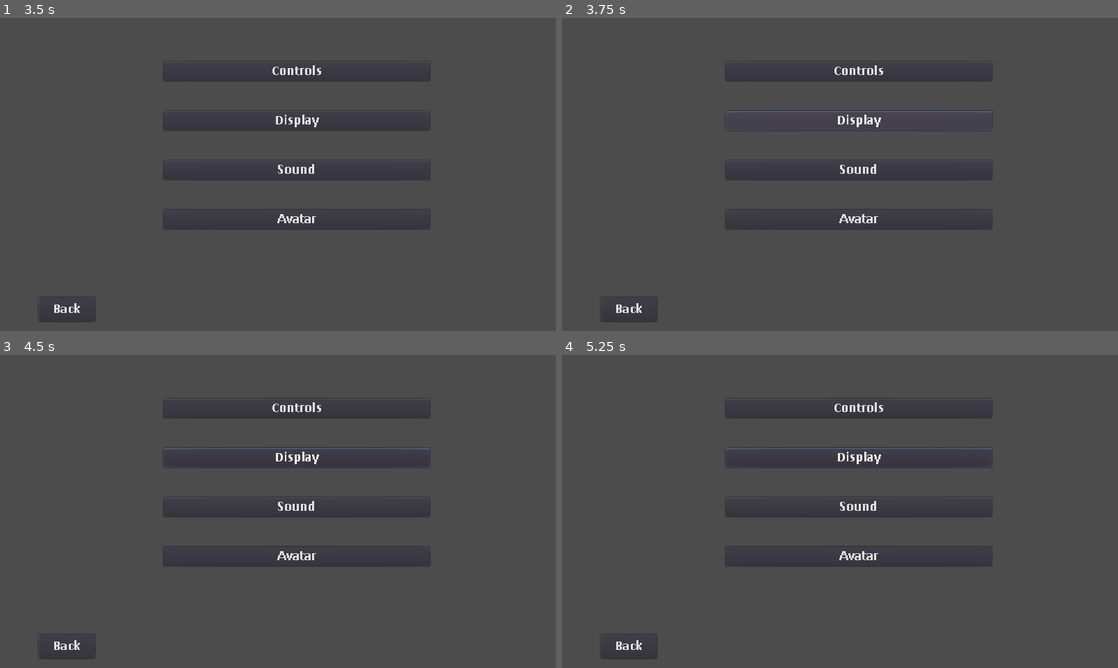
Above: before the commit, frames 1-4 (two rows, left to right).
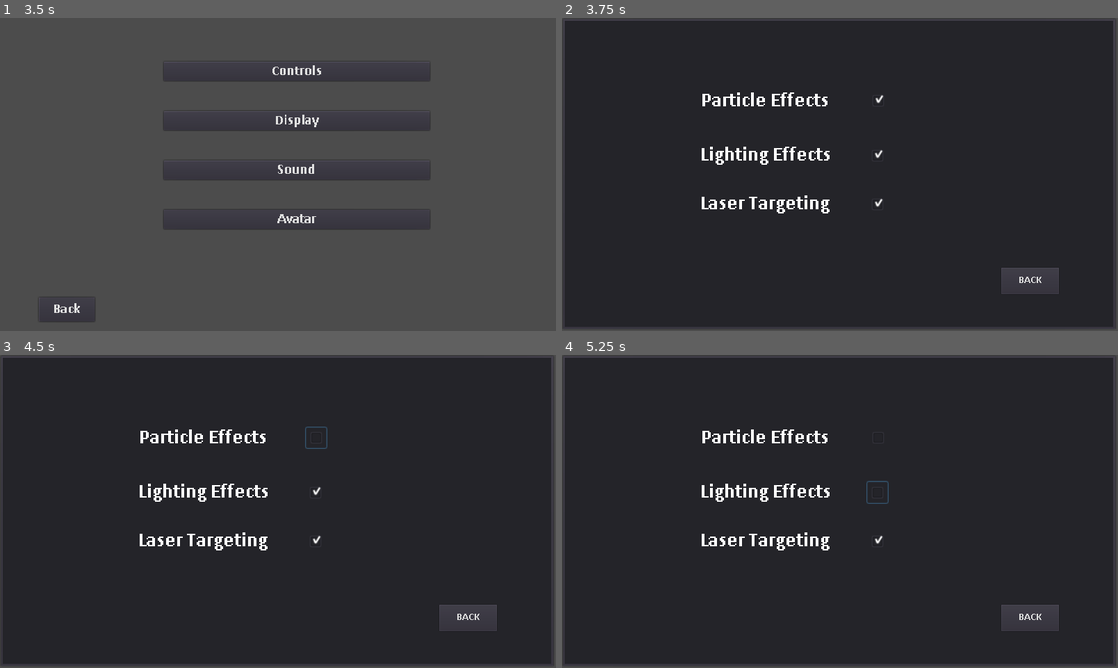
Above: after the commit, the same moments.

Repository: superRaptor911/WarZone_2
Game: Godot game, scene res://Menus/MainMenu/MainMenu.tscn
Two runs of this game, one before a commit and one after it. Both use one fixed random seed, a clock stepped at 60 frames per second and the inputs below.
Inputs (mouse positions are in pixels of both pictures, inside the frame that each line leads up to):
- Up to frame 1 (3.5 s): click "Join Server" at 0.5 s; click "Join" at 1.25 s; click "Back" at 2 s; click "Settings" at 2.75 s
- Up to frame 2 (3.75 s): click "Display" at 3.5 s
- Up to frame 3 (4.5 s): click (316, 436) at 4.25 s, where only the run after the commit has a clickable "Particle Effects"
- Up to frame 4 (5.25 s): click (878, 492) at 5 s, where only the run after the commit has a clickable "Lighting Effects"

Frame 1 is identical in both runs. In frame 2, 92% of the frame differs, in the area x 0-100%, y 0-100%; in frame 3, 91%; in frame 4, 91%.

Commit message:
new menu options

Diff:
--- a/Menus/HUD/Hud.gd
+++ b/Menus/HUD/Hud.gd
@@ -88,3 +88,6 @@
 	else:
 		user.selected_gun.current_zoom = min(user.selected_gun.current_zoom + 0.25, user.selected_gun.max_zoom)
 	user.get_node("Camera2D").zoom = Vector2(user.selected_gun.current_zoom,user.selected_gun.current_zoom)
+
+func _on_HE_pressed():
+	user.throwGrenade()
--- a/Menus/HUD/Hud.tscn
+++ b/Menus/HUD/Hud.tscn
@@ -163,6 +163,7 @@
 text = "Respawning"
 [connection signal="pressed" from="reload" to="." method="_on_reload_pressed"]
 [connection signal="pressed" from="zoom" to="." method="_on_zoom_pressed"]
+[connection signal="pressed" from="HE" to="." method="_on_HE_pressed"]
 [connection signal="pressed" from="pause" to="." method="_on_pause_pressed"]
 [connection signal="pressed" from="Panel2/score" to="." method="_on_score_pressed"]
 [connection signal="pressed" from="Panel2/quit" to="." method="_on_quit_pressed"]
--- a/Menus/Settings/Settings.gd
+++ b/Menus/Settings/Settings.gd
@@ -16,3 +16,6 @@
 
 func _on_avatar_pressed():
 	get_tree().change_scene("res://Menus/Settings/avatar.tscn")
+
+func _on_display_pressed():
+	get_tree().change_scene("res://Menus/Settings/display_settings.tscn")
--- a/Menus/Settings/Settings.tscn
+++ b/Menus/Settings/Settings.tscn
@@ -53,5 +53,6 @@
 custom_fonts/font = ExtResource( 2 )
 text = "Back"
 [connection signal="pressed" from="VBoxContainer/cntrl" to="." method="_on_cntrl_pressed"]
+[connection signal="pressed" from="VBoxContainer/display" to="." method="_on_display_pressed"]
 [connection signal="pressed" from="VBoxContainer/avatar" to="." method="_on_avatar_pressed"]
 [connection signal="pressed" from="Button" to="." method="_on_Button_pressed"]
--- /dev/null
+++ b/Menus/Settings/display_settings.gd
@@ -0,0 +1,22 @@
+extends Control
+
+func _ready():
+	$PanelContainer/Panel/particles.pressed = game_states.game_settings.particle_effects
+	$PanelContainer/Panel/lights.pressed = game_states.game_settings.lighting_effects
+	$PanelContainer/Panel/laser.pressed = game_states.game_settings.laser_targeting
+
+func _on_particles_toggled(button_pressed):
+	game_states.game_settings.particle_effects = button_pressed
+
+
+func _on_back_pressed():
+	game_states.save_settings()
+	get_tree().change_scene("res://Menus/Settings/Settings.tscn")
+
+
+func _on_lights_toggled(button_pressed):
+	game_states.game_settings.lighting_effects = button_pressed
+
+
+func _on_laser_toggled(button_pressed):
+	game_states.game_settings.laser_targeting = button_pressed
--- /dev/null
+++ b/Menus/Settings/display_settings.tscn
@@ -0,0 +1,76 @@
+[gd_scene load_steps=3 format=2]
+
+[ext_resource path="res://Menus/Settings/display_settings.gd" type="Script" id=1]
+[ext_resource path="res://font.tres" type="DynamicFont" id=2]
+
+[node name="Control" type="Control"]
+anchor_right = 1.0
+anchor_bottom = 1.0
+script = ExtResource( 1 )
+
+[node name="PanelContainer" type="PanelContainer" parent="."]
+margin_right = 1276.0
+margin_bottom = 717.0
+
+[node name="Panel" type="Panel" parent="PanelContainer"]
+margin_left = 7.0
+margin_top = 7.0
+margin_right = 1269.0
+margin_bottom = 710.0
+
+[node name="particles" type="CheckBox" parent="PanelContainer/Panel"]
+margin_left = 697.373
+margin_top = 158.949
+margin_right = 721.373
+margin_bottom = 182.949
+rect_scale = Vector2( 2, 2 )
+
+[node name="Label" type="Label" parent="PanelContainer/Panel/particles"]
+margin_left = -191.885
+margin_top = -1.43196
+margin_right = -42.8849
+margin_bottom = 22.568
+custom_fonts/font = ExtResource( 2 )
+text = "Particle Effects"
+
+[node name="lights" type="CheckBox" parent="PanelContainer/Panel"]
+margin_left = 694.509
+margin_top = 284.963
+margin_right = 718.509
+margin_bottom = 308.963
+rect_scale = Vector2( 2, 2 )
+
+[node name="Label" type="Label" parent="PanelContainer/Panel/lights"]
+margin_left = -191.885
+margin_top = -1.43196
+margin_right = -42.8849
+margin_bottom = 22.568
+custom_fonts/font = ExtResource( 2 )
+text = "Lighting Effects"
+
+[node name="laser" type="CheckBox" parent="PanelContainer/Panel"]
+margin_left = 694.509
+margin_top = 397.398
+margin_right = 718.509
+margin_bottom = 421.398
+rect_scale = Vector2( 2, 2 )
+
+[node name="Label" type="Label" parent="PanelContainer/Panel/laser"]
+margin_left = -191.885
+margin_top = -1.43196
+margin_right = -42.8849
+margin_bottom = 22.568
+custom_fonts/font = ExtResource( 2 )
+text = "Laser Targeting"
+
+[node name="back" type="Button" parent="PanelContainer/Panel"]
+margin_left = 1004.36
+margin_top = 566.927
+margin_right = 1137.36
+margin_bottom = 627.927
+custom_fonts/font = ExtResource( 2 )
+text = "BACK"
+[connection signal="toggled" from="PanelContainer/Panel/particles" to="." method="_on_particles_toggled"]
+[connection signal="toggled" from="PanelContainer/Panel/lights" to="." method="_on_lights_toggled"]
+[connection signal="toggled" from="PanelContainer/Panel/laser" to="." method="_on_laser_toggled"]
+[connection signal="pressed" from="PanelContainer/Panel/back" to="." method="_on_back_pressed"]
--- a/Network/game_states.gd
+++ b/Network/game_states.gd
@@ -1,10 +1,12 @@
 extends Node
 
+#is exporting for android or not
 var is_android : bool = false
+#game modes available
 enum GAME_MODES { TDM,FFA,SURVIVAL}
 var GAME_MODE = GAME_MODES.FFA
 
-
+#player info (pinfo) used to send info about player in multiplayer
 var player_info = {
 	name = "Player",
 	net_id = 1,
@@ -15,20 +17,26 @@
 
 
 var game_status = {
-	game_version = "1.0"
+	game_v = "1.0"
 }
 
+#game settings
 var game_settings = {
 	control_type = "default",
 	static_dpad = false,
-	dpad_transparency = 128
+	dpad_transparency = 128,
+	particle_effects = true,
+	lighting_effects = true,
+	laser_targeting = true
 }
 
+#control types available
 var control_types = {
 	default = "res://controls/controllers/default_controller.tscn",
 	simple = "res://controls/controllers/simple_controller.tscn"
 }
 
+#models available
 var modelResource = {
 	default_model = preload("res://Models/Model.tscn"),
 	zombie_model = preload("res://Models/Zombie.tscn"),
@@ -39,15 +47,18 @@
 	player = preload("res://Objects/Player.tscn")
 }
 
+#weapons
 var weaponResource = {
 	default_gun = preload("res://Objects/Weapons/Gun.tscn"),
 	AK47 = preload("res://Objects/Weapons/AK47.tscn"),
 	MP5 = preload("res://Objects/Weapons/MP5.tscn")
 }
 
+#player data/stats
 var player_data = {
 	name = "player",
 	kills = 0,
+	deaths = 0,
 	guns = "AK47 default_gun MP5",
 	skins = "default_model ",
 	selected_guns = "MP5 AK47 ",
@@ -55,7 +66,7 @@
 }
 
 func _ready():
-	if not load_data("user://status.dat").has("game_version"):
+	if not load_data("user://status.dat").has("game_v"):
 		save_settings()
 		save_data("user://status.dat",game_status)
 		save_data("user://pinfo.dat",player_data)
@@ -64,6 +75,7 @@
 		player_data = load_data("user://pinfo.dat")
 		_init_setup()
 
+#setup player info
 func _init_setup():
 	player_info.name = player_data.name
 	player_info.model_name = player_data.selected_model
@@ -101,6 +113,8 @@
     var data : Dictionary = parse_json(json)
     file.close()
     return data
+################################################################
+
 
 
 ################################################################
--- a/Network/network.gd
+++ b/Network/network.gd
@@ -92,8 +92,20 @@
 
 
 master func kick_player(net_id, reason):
-	rpc_id(net_id, "kicked", reason)
+	rpc_id(net_id,"kicked", reason)
 	get_tree().network_peer.disconnect_peer(net_id)
+	if get_tree().is_network_server():
+		_close_server()
 
 remote func kicked(reason):
 	print("You have been kicked from the server, reason: ", reason)
+
+func _close_server():
+	#kick players
+	for i in players:
+		print(i)
+		rpc_id(i,"kicked", "Server Closed")
+		get_tree().network_peer.disconnect_peer(i)
+	#Terminate server
+	get_tree().set_network_peer(null)
+	get_tree().change_scene("res://Menus/MainMenu/MainMenu.tscn")
--- a/Objects/Character.gd
+++ b/Objects/Character.gd
@@ -30,20 +30,16 @@
 	if alive:
 		_movement(delta)
 		_regain_stamina()
-		if HP < 40:
-			$bloodSpot.emitting = true
-		else:
-			$bloodSpot.emitting = false
+		_emit_blood_marks()
 	else:
 		if skin:
 			skin.is_walking = false
 
-func _emit_blood():
-	if HP < 40:
-		if $bloodSpot:
+func _emit_blood_marks():
+	if game_states.game_settings.particle_effects:
+		if HP < 40:
 			$bloodSpot.emitting = true
-	else:
-		if $bloodSpot:
+		else:
 			$bloodSpot.emitting = false
 #This function handles character movement
 #movement is done by manuplulating movement_vector
@@ -117,14 +113,14 @@
 func _blood_splash(p1,p2):
 	var angle = (p2-p1).angle()
 	#if enabled then emit
-	if $bloodSplash:
+	if game_states.game_settings.particle_effects:
 		$bloodSplash.global_rotation = angle
 		$bloodSplash.emitting = true
 	rpc_unreliable("_sync_blood_splash",angle)
 
 #peer function for emission of blood when injured
 remote func _sync_blood_splash(angle):
-	if $bloodSplash:
+	if game_states.game_settings.particle_effects:
 		$bloodSplash.global_rotation = angle
 		$bloodSplash.emitting = true
 
@@ -143,12 +139,11 @@
 	emit_signal("char_killed")
 
 
-
-
 func _on_free_timer_timeout():
 	queue_free()
 
 
 func _on_Character_char_took_damage():
-	if HP < 40:
-		$bloodSpot.emitting = true
+	if game_states.game_settings.particle_effects:
+		if HP < 40:
+			$bloodSpot.emitting = true
--- /dev/null
+++ b/Objects/Graphics/RLight.gd
@@ -0,0 +1,6 @@
+extends Sprite
+
+
+func _ready():
+	if not game_states.game_settings.lighting_effects:
+		queue_free()
--- a/Objects/Graphics/RLight.tscn
+++ b/Objects/Graphics/RLight.tscn
@@ -1,6 +1,7 @@
-[gd_scene load_steps=4 format=2]
+[gd_scene load_steps=5 format=2]
 
 [ext_resource path="res://Sprites/Lights/angryimg.png" type="Texture" id=1]
+[ext_resource path="res://Objects/Graphics/RLight.gd" type="Script" id=2]
 
 [sub_resource type="Shader" id=1]
 code = "shader_type canvas_item;
@@ -19,3 +20,4 @@
 material = SubResource( 2 )
 position = Vector2( 391.55, 200.645 )
 texture = ExtResource( 1 )
+script = ExtResource( 2 )
--- a/Objects/Monsters/Necron.gd
+++ b/Objects/Monsters/Necron.gd
@@ -46,7 +46,7 @@
 	destination = target.position
 	movement_vector = (destination - position).normalized()
 	if (destination - position).length() <= attack_radius:
-		target.takeDamage(damage ,null,self)
+		target.takeDamage(damage * delta,null,self)
 
 
 
--- a/Objects/Monsters/Necron.tscn
+++ b/Objects/Monsters/Necron.tscn
@@ -6,6 +6,8 @@
 [node name="Necron" instance=ExtResource( 1 )]
 show_behind_parent = false
 script = ExtResource( 2 )
+AP = 0.0
+damage = 50.0
 attack_radius = 35.0
 
 [node name="bloodSpot" parent="." index="3"]
--- a/Objects/Player.tscn
+++ b/Objects/Player.tscn
@@ -4,7 +4,7 @@
 [ext_resource path="res://Objects/Player.gd" type="Script" id=2]
 [ext_resource path="res://Objects/Weapons/Gun.tscn" type="PackedScene" id=3]
 
-[node name="Player" index="0" groups=[
+[node name="Player" groups=[
 "User",
 ] instance=ExtResource( 1 )]
 position = Vector2( 325.496, 291.54 )
--- a/Objects/Temp/Node2D.tscn
+++ b/Objects/Temp/Node2D.tscn
@@ -1,7 +1,8 @@
-[gd_scene load_steps=3 format=2]
+[gd_scene load_steps=4 format=2]
 
 [ext_resource path="res://Objects/Temp/Node2D.gd" type="Script" id=1]
 [ext_resource path="res://Objects/Temp/TestMap.tscn" type="PackedScene" id=2]
+[ext_resource path="res://Objects/Weapons/light_turret.tscn" type="PackedScene" id=3]
 
 [node name="node" type="Node2D"]
 script = ExtResource( 1 )
@@ -22,3 +23,12 @@
 
 [node name="Node2D2" type="Node2D" parent="."]
 position = Vector2( 1213, 487 )
+
+[node name="light_turret" parent="." instance=ExtResource( 3 )]
+position = Vector2( 656.481, 687.649 )
+
+[node name="light_turret2" parent="." instance=ExtResource( 3 )]
+position = Vector2( 675.961, 1114.26 )
+
+[node name="light_turret3" parent="." instance=ExtResource( 3 )]
+position = Vector2( 672.065, 198.698 )
--- a/Objects/Temp/TestMap.tscn
+++ b/Objects/Temp/TestMap.tscn
@@ -1,8 +1,9 @@
-[gd_scene load_steps=5 format=2]
+[gd_scene load_steps=6 format=2]
 
 [ext_resource path="res://Sprites/Tilesets/Vantage.tres" type="TileSet" id=1]
 [ext_resource path="res://Objects/Graphics/RLight.tscn" type="PackedScene" id=2]
 [ext_resource path="res://Sprites/Tilesets/shadows.tres" type="TileSet" id=3]
+[ext_resource path="res://Objects/Temp/TileMap.gd" type="Script" id=4]
 
 [sub_resource type="NavigationPolygon" id=1]
 vertices = PoolVector2Array( 1264, 48, 1264, 1264, 1232, 688, 1232, 624, 1072, 1104, 720, 1104, 784, 1040, 912, 944, 78 …(733 unchanged characters)…
@@ -54,6 +55,7 @@
 cell_size = Vector2( 32, 32 )
 format = 1
 tile_data = PoolIntArray( 65537, 0, 327680, 65538, 0, 0, 65539, 0, 0, 65540, 0, 0, 65541, 0, 0, 65542, 0, 0, 65543, 0,  …(4850 unchanged characters)…
+script = ExtResource( 4 )
 
 [node name="CanvasModulate" type="CanvasModulate" parent="."]
 color = Color( 1, 1, 1, 0.92549 )
--- /dev/null
+++ b/Objects/Temp/TileMap.gd
@@ -0,0 +1,10 @@
+extends TileMap
+
+# Declare member variables here. Examples:
+# var a = 2
+# var b = "text"
+
+# Called when the node enters the scene tree for the first time.
+func _ready():
+	if not game_states.game_settings.lighting_effects:
+		queue_free()
--- a/Objects/Weapons/AK47.tscn
+++ b/Objects/Weapons/AK47.tscn
@@ -6,7 +6,7 @@
 [ext_resource path="res://Sfx/weapons/rifle/ak47.wav" type="AudioStream" id=4]
 [ext_resource path="res://Sfx/weapons/rifle/ak47_clipout.wav" type="AudioStream" id=5]
 
-[node name="AK47" instance=ExtResource( 1 )]
+[node name="AK47" index="0" instance=ExtResource( 1 )]
 position = Vector2( 218.31, 213.063 )
 script = ExtResource( 2 )
 gun_type = "rifle"
@@ -16,7 +16,7 @@
 clips = 99
 rate_of_fire = 9.0
 spread = 0.01
-recoil_factor = 1.0
+recoil_factor = 0.5
 max_zoom = 1.5
 
 [node name="Muzzle" parent="." index="1"]
--- a/Objects/Weapons/Bomb.gd
+++ b/Objects/Weapons/Bomb.gd
@@ -17,7 +17,7 @@
 	$Tween.interpolate_property($Sprite,"scale",Vector2(1,1),Vector2(2,2),1,Tween.TRANS_LINEAR, Tween.EASE_IN_OUT)
 	$Tween.start()
 	#emit blast particles
-	if $Particles2D:
+	if game_states.game_settings.particle_effects:
 		$Particles2D.emitting = true
 	var chars = get_tree().get_nodes_in_group("Actor")
 	for c in chars:
--- a/Objects/Weapons/Gun.gd
+++ b/Objects/Weapons/Gun.gd
@@ -27,23 +27,28 @@
 func _ready():
 	rounds_left = rounds_in_clip
 	gun_user = get_parent()
+	laser_sight = game_states.game_settings.laser_targeting
 
-##server only
+
+#Try to fire gun
 func fireGun():
+	#ammo check
 	if clips <= 0 and rounds_left <= 0:
+		#No ammo
+		#play clipout sound
 		if ready_to_fire:
 			$clipOut.play()
 			ready_to_fire = false
 			$Timer.start(1 / rate_of_fire)
-		return
-	if ready_to_fire and rounds_left > 0:
+	elif ready_to_fire and rounds_left > 0:
 		_shoot()
 	elif rounds_left <= 0:
+		#auto reload
 		if not reloading:
 			reload()
 			reloading = true
 
-
+#create projectile
 remote func _create_bullet(pos,rot):
 	var bullet = projectile.instance()
 	bullet.create_bullet(pos,rot,projectile_velocity,damage,self,gun_user)
@@ -52,16 +57,20 @@
 	if get_tree().is_network_server():
 		rpc("_create_bullet",pos,rot)
 
+#shoot weapon
 func _shoot():
+	#increase recoil
 	recoil += recoil_factor
 	var angular_spread : float = rand_range(-spread,spread) * ( 1 + recoil)
 	if get_tree().is_network_server():
 		_create_bullet($Muzzle.global_position,global_rotation + angular_spread)
 	else:
+		#call server to create projectiles
 		rpc_id(1,"_create_bullet",$Muzzle.global_position,global_rotation + angular_spread)
 	ready_to_fire = false
 	$Timer.start(1 / rate_of_fire)
 	rounds_left -= 1
+	#restart recoil cool timer
 	$recoil_cool.start()
 
 
@@ -69,11 +78,13 @@
 func _on_Timer_timeout():
 	ready_to_fire = true
 
+#do reloading
 func reload():
 	if clips > 0 and not reloading:
 		$Reload_time.start()
 		reloading = true
 
+#reload weapon
 func _on_Reload_time_timeout():
 	clips -= 1
 	rounds_left = rounds_in_clip
@@ -93,15 +104,17 @@
 	if $RayCast2D.is_colliding():
 		ray_dest = $RayCast2D.get_collision_point()
 		target = true
+	#update _draw()
 	update()
 
 
 
 
 func _draw():
-	if not target:
-		draw_line($Muzzle.position, ray_dest, Color.red)
-		draw_circle(ray_dest, 3, Color.red)
-	else:
-		draw_line($Muzzle.position, (ray_dest - $RayCast2D.global_position).rotated(-global_rotation), Color.red)
-		draw_circle((ray_dest - $RayCast2D.global_position).rotated(-global_rotation), 3, Color.red)
+	if laser_sight:
+		if not target:
+			draw_line($Muzzle.position, ray_dest, Color.red)
+			draw_circle(ray_dest, 3, Color.red)
+		else:
+			draw_line($Muzzle.position, (ray_dest - $RayCast2D.global_position).rotated(-global_rotation), Color.red)
+			draw_circle((ray_dest - $RayCast2D.global_position).rotated(-global_rotation), 3, Color.red)
--- a/Objects/Weapons/MP5.tscn
+++ b/Objects/Weapons/MP5.tscn
@@ -15,7 +15,7 @@
 projectile_velocity = 700
 rate_of_fire = 12.0
 spread = 0.01
-recoil_factor = 0.5
+recoil_factor = 0.25
 max_zoom = 1.25
 
 [node name="Muzzle" parent="." index="1"]
--- a/Objects/Weapons/fireball.gd
+++ b/Objects/Weapons/fireball.gd
@@ -25,6 +25,8 @@
 	position = pos
 	rotation = rot - 1.57
 	sender = sen
+	if game_states.game_settings.particle_effects:
+		$Trail.emitting = true
 
 
 func _on_fireball_body_entered(body):
--- a/Objects/Weapons/fireball.tscn
+++ b/Objects/Weapons/fireball.tscn
@@ -81,6 +81,7 @@
 [node name="Trail" type="Particles2D" parent="." groups=[
 "Particle",
 ]]
+emitting = false
 amount = 84
 lifetime = 1.5
 local_coords = false
--- /dev/null
+++ b/Objects/Weapons/light_turret.gd
@@ -0,0 +1,13 @@
+extends StaticBody2D
+
+# Declare member variables here. Examples:
+# var a = 2
+# var b = "text"
+
+# Called when the node enters the scene tree for the first time.
+func _ready():
+	pass # Replace with function body.
+
+# Called every frame. 'delta' is the elapsed time since the previous frame.
+#func _process(delta):
+#	pass
--- /dev/null
+++ b/Objects/Weapons/light_turret.tscn
@@ -0,0 +1,115 @@
+[gd_scene load_steps=7 format=2]
+
+[ext_resource path="res://Objects/Weapons/AK47.tscn" type="PackedScene" id=1]
+[ext_resource path="res://Sprites/Weapons/turret_base.png" type="Texture" id=2]
+
+[sub_resource type="PhysicsMaterial" id=1]
+friction = 0.0
+bounce = 0.5
+
+[sub_resource type="GDScript" id=2]
+script/source = "extends StaticBody2D
+var targets = Array()
+var target
+var team : bool = true
+var ready_to_fire : bool = false
+var MAX_VISIBLITY_CHECKS : int = 4
+
+#only server controls the turret
+#initiate  turret systems
+func _ready():
+	if get_tree().is_network_server():
+		$target_update.start()
+		$update.start()
+
+#get collect monsters entered the detector
+func _on_detector_body_entered(body):
+	if body.is_in_group(\"Monster\"):
+		targets.append(body)
+#get remove monsters left the detector
+func _on_detector_body_exited(body):
+	if body.is_in_group(\"Monster\"):
+		targets.erase(body)
+
+#get nearest monster
+func _on_target_update_timeout():
+	target = _get_nearest_visible_monster()
+
+
+#function to get nearest monster
+func _get_nearest_visible_monster():
+	var pls = get_tree().get_nodes_in_group(\"Monster\")
+	if pls.size() == 0:
+		return null
+	var p = null
+	var min_distance : int = 99999
+	var checks : int = 0
+	for pl in pls:
+		if pl.alive:
+			checks += 1
+			if checks > MAX_VISIBLITY_CHECKS:
+				break
+			var space_state = get_world_2d().direct_space_state
+			var result = space_state.intersect_ray($AK47.get_node(\"Muzzle\").global_position, pl.global_position,[self], collision_mask)
+			if result:
+				if result.collider.is_in_group(\"Monster\"):
+					var dist = (position - pl.position).length()
+					if dist < min_distance:
+						min_distance = dist
+						p = pl
+	return p
+
+#get ready to fire if target is in sight
+func _on_update_timeout():
+	ready_to_fire = false
+	if not target:
+		return
+	if (weakref(target).get_ref()):
+		ready_to_fire = true
+		$AK47.rotation = (target.position - $AK47.global_position).angle() + 1.57
+
+#fire gun if ready to fire
+func _process(delta):
+	if get_tree().is_network_server():
+		if ready_to_fire:
+			$AK47.fireGun()
+"
+
+[sub_resource type="RectangleShape2D" id=3]
+extents = Vector2( 2.98805, 2.34569 )
+
+[sub_resource type="CircleShape2D" id=4]
+radius = 341.984
+
+[node name="light_turret" type="StaticBody2D"]
+physics_material_override = SubResource( 1 )
+script = SubResource( 2 )
+
+[node name="CollisionShape2D" type="CollisionShape2D" parent="."]
+z_index = 1
+shape = SubResource( 3 )
+
+[node name="AK47" parent="." instance=ExtResource( 1 )]
+position = Vector2( 0, 0 )
+
+[node name="Sprite" type="Sprite" parent="."]
+texture = ExtResource( 2 )
+
+[node name="detector" type="Area2D" parent="."]
+z_index = -1
+__meta__ = {
+"_edit_group_": true
+}
+
+[node name="CollisionShape2D" type="CollisionShape2D" parent="detector"]
+shape = SubResource( 4 )
+
+[node name="target_update" type="Timer" parent="."]
+wait_time = 0.75
+
+[node name="update" type="Timer" parent="."]
+wait_time = 0.08
+[connection signal="body_entered" from="detector" to="." method="_on_detector_body_entered"]
+[connection signal="body_exited" from="detector" to="." method="_on_detector_body_exited"]
+[connection signal="timeout" from="target_update" to="." method="_on_target_update_timeout"]
+[connection signal="timeout" from="update" to="." method="_on_update_timeout"]
Binary file added: Sprites/Weapons/turret_base.png
Not shown, changed: log.txt
Not shown, changed: Output/WarZone_2.exe
Not shown, removed: Output/WarZone_2.pck
